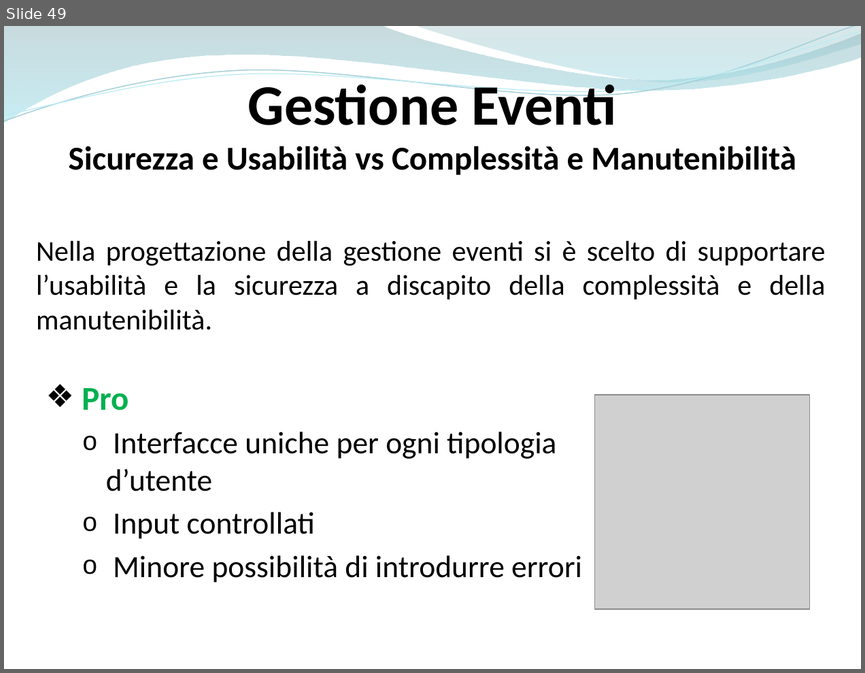
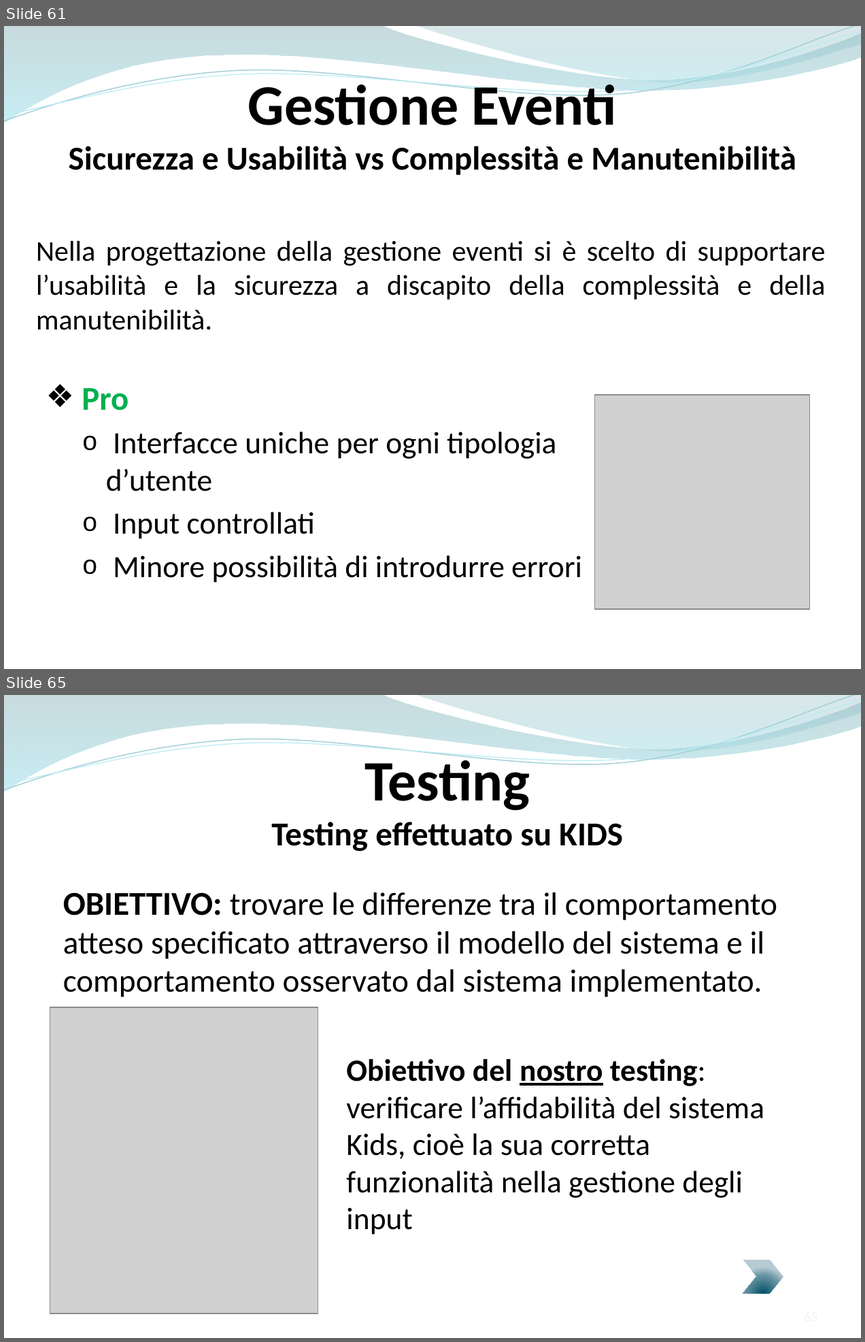
Before and after one commit to ammirate/at-silo, a slide deck: Presentazione/Atsilo2/Atsilo_M_PresentazioneFinale.pptx. Shown one above the other, each under a label of ours: slide 49 before the commit, slides 61 and 65 after it; the slides between them are not shown. The pictures are 865x673 and 865x1342 pixels, drawn with LibreOffice and Linux fonts; fonts in the diff are those of the drawing; grey boxes stand for pictures. Boxes give left, top, right and bottom in pixels: in the first picture for what was removed or moved away, otherwise in the second. Text is boxed around its words. In the diff, an @@ line names an element or a change of style, - is before the commit and + after.

```diff
--- a/Presentazione/Atsilo2/Atsilo_M_PresentazioneFinale.pptx
+++ b/Presentazione/Atsilo2/Atsilo_M_PresentazioneFinale.pptx
@@ slide 65 added at (x1=4, y1=695, x2=861, y2=1338), background #FFFFFF; not listed: 4 template elements that a slide beside it also shows @@
@@ text added at (x1=271, y1=753, x2=623, y2=851), 28 pt, text #000000, bold @@
+Testing
+Testing effettuato su KIDS
@@ text added at (x1=63, y1=892, x2=777, y2=997), 27 pt, text #000000 @@
+OBIETTIVO: trovare le differenze tra il comportamento atteso specificato attraverso il modello del sistema e il comportamento osservato dal sistema implementato.
@@ picture added at (x1=50, y1=1007, x2=317, y2=1312) @@
@@ text added at (x1=346, y1=1059, x2=764, y2=1234), 26 pt, text #000000 @@
+Obiettivo del nostro testing: verificare l’affidabilità del sistema Kids, cioè la sua corretta funzionalità nella gestione degli input
@@ chevron added at (x1=742, y1=1259, x2=783, y2=1292), fill gradient #005468 to #6A96A5 to #B8CCD4 @@
@@ what was slide 49 is now slide 61 @@
```
Also in this commit, not shown: 11 slides changed, 21 other slides added, 1 slide removed.
